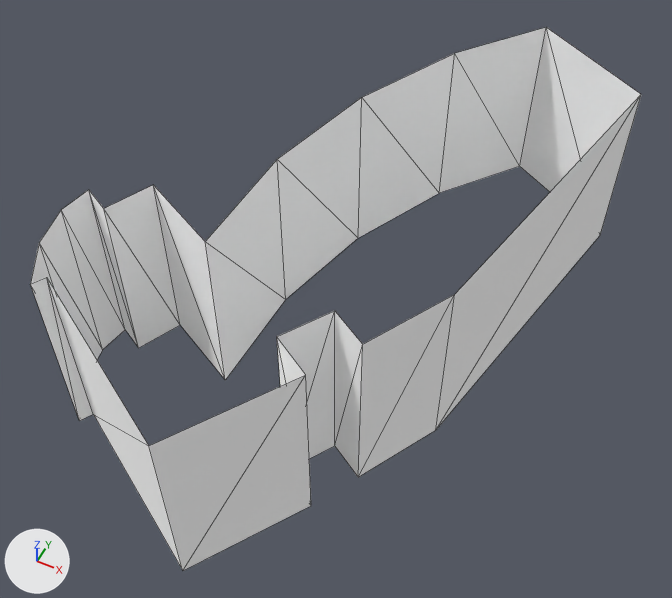
The glTF model MapData/meshes/bld_public_1_0.glb, before and after one commit.
Rendered twice from a camera (50 mm lens) standing at (-678.4, -1484.6, 198.1) and looking at (-718.4, -1404.7, 98.1). The axes (+X, +Y, +Z) are drawn at lower left. The lights are the same throughout. The older version comes first. Mesh edges are drawn as thin lines. Vertices at exactly the same position are counted once.

In view in the first picture: 'geometry_0'.
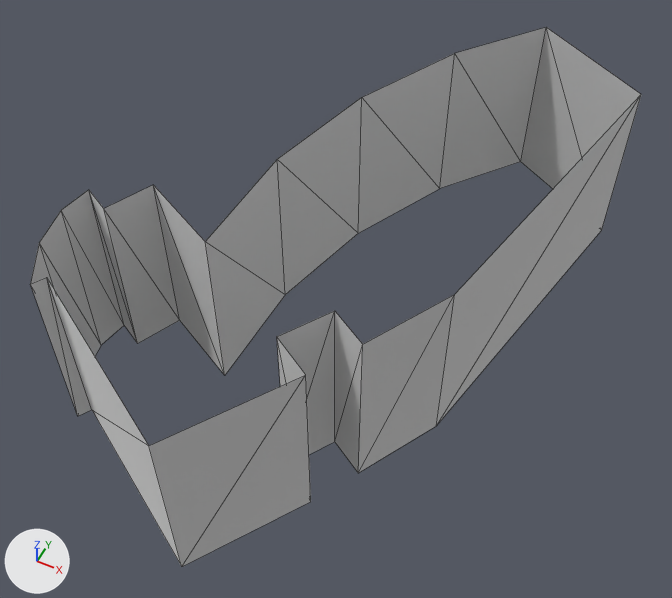
What differs and where, as boxes [x1, y1, x2, y2] in the pictures (672 x 598 px; the box of a moved part takes in the faces that stretch with it):
'geometry_0', recoloured, rescaled (darker)
    before: [30, 27, 641, 571]
    after: [30, 27, 641, 567]
part 1 of me_geometry_0, moved or reshaped
    before: [30, 27, 641, 571]
    after: [30, 27, 641, 567]

Edits to the bpy script that builds the scene:
```text
Change mat_bld_public:
    where n0 = _N.new('ShaderNodeBsdfPrincipled'); n0.name = 'Principled BSDF'
    remove n0.inputs[0].default_value = (1.0, 1.0, 1.0, 1.0)  # 'Base Color', white #ffffff
    add n2 = _N.new('ShaderNodeVertexColor'); n2.name = 'Color Attribute'
    add _L.new(n2.outputs[0], n0.inputs[0])  # 'Color' to 'Base Color'
Change me_geometry_0:
    used by ob_geometry_0; location = (0.0, 0.0, 0.0)
    remove me_geometry_0.from_pydata(...)  # 38 vertices, 38 faces; spans x -749.2..-689.1, y -1446.2..-1353.1, z 88.2..116.7
    add me_geometry_0.from_pydata(...)  # 38 vertices, 38 faces; spans x -749.2..-689.1, y -1446.2..-1353.1, z 89.3..116.7
    me_geometry_0 part 1: the whole mesh is scaled about its middle by (1, 1, 0.961), then moved by (0.0, 0.0, 0.5)
    me_geometry_0 part 2: vertex colours changed
```
